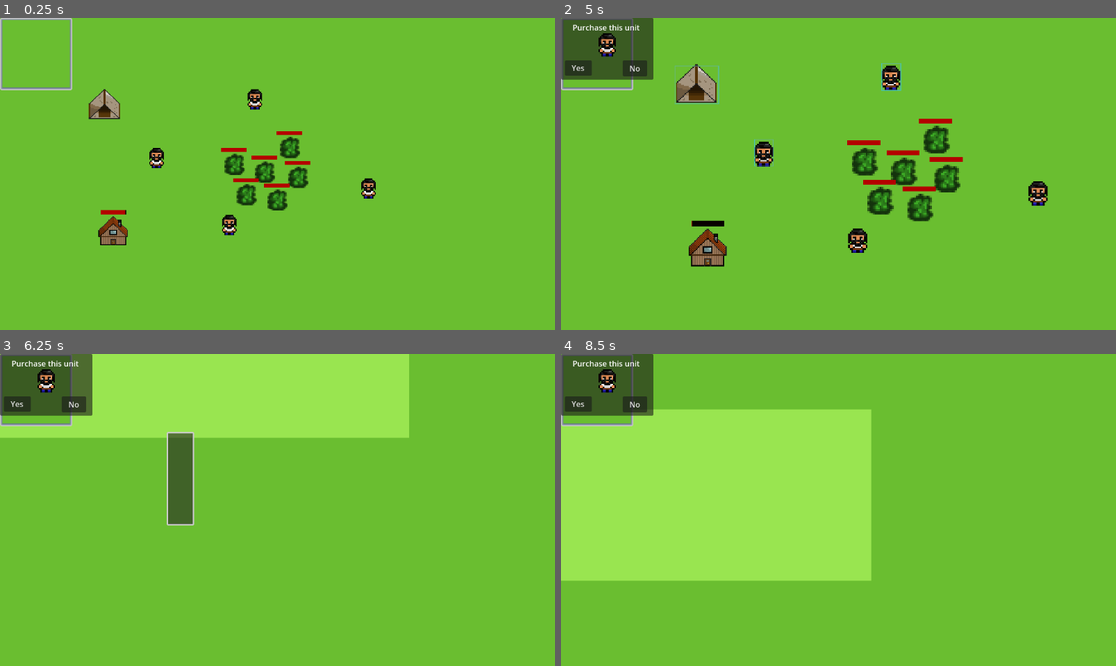
Above: before the commit, frames 1-4 (two rows, left to right).
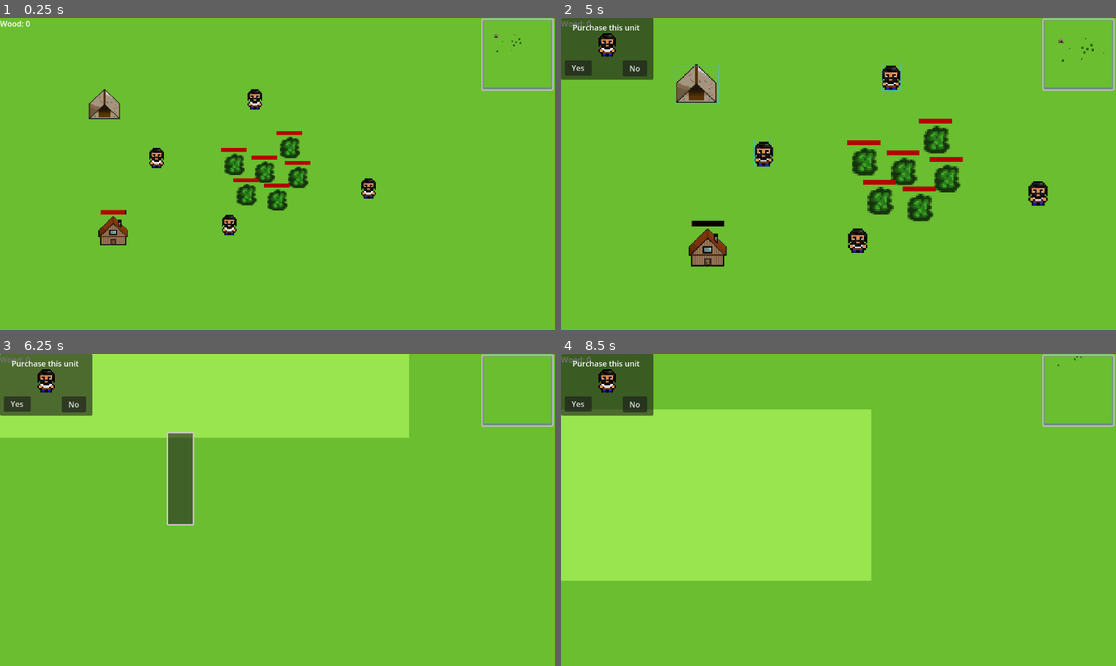
Above: after the commit, the same moments.

Repository: LukasDeRuiter/BigBattles
Game: Godot game, scene res://Scenes/world.tscn
The game is run twice, just before and just after one commit, with the same random seed, the same clock (stepped at 60 frames per second) and the same inputs. This scene is started directly instead of the project's main scene.
Inputs (mouse positions are in pixels of both pictures, inside the frame that each line leads up to):
- Up to frame 1 (0.25 s): no input
- Up to frame 2 (5 s): drag from (716, 158) to (860, 177) at 0.52 s; drag from (788, 223) to (860, 177) at 1.27 s; move the mouse to (816, 99) at 2.02 s; hold Right (ui_right) 2.03-2.75 s; hold Right mouse button (RightClick) 2.03-2.75 s; click (816, 99) at 2.3 s; drag from (633, 189) to (672, 127) at 2.77 s; move the mouse to (1005, 220) at 3.52 s; press the mouse at (1005, 220) at 3.53 s; hold Left (ui_left) 3.53-4.25 s; tap Mouse wheel up (WheelUp) at 3.6 s; release the mouse at (1005, 220) at 4.25 s; drag from (694, 83) to (921, 208) at 4.27 s
- Up to frame 3 (6.25 s): move the mouse to (305, 510) at 5.02 s; press the mouse at (305, 510) at 5.03 s; hold Down (ui_down) 5.03-5.75 s; release the mouse at (305, 510) at 5.75 s; drag from (194, 432) to (166, 525) at 5.77 s
- Up to frame 4 (8.5 s): move the mouse to (960, 494) at 6.52 s; press the mouse at (960, 494) at 6.53 s; hold Up (ui_up) 6.53-7.25 s; tap Mouse wheel down (WheelDown) at 6.6 s; release the mouse at (960, 494) at 7.25 s; drag from (727, 525) to (788, 413) at 7.27 s; move the mouse to (894, 441) at 8.02 s; press the mouse at (894, 441) at 8.03 s; hold Down (ui_down) from 8.03 s (still down)

The runs differ from the first frame. In frame 1, 1.0% of the frame differs, in the area x 0-100%, y 0-24%; in frame 2, 0.9%; in frame 3, 1.2%; in frame 4, 1.2%.

Commit message:
finish and replace minimap

Diff:
--- a/Scenes/MiniMap.tscn
+++ b/Scenes/MiniMap.tscn
@@ -1,7 +1,7 @@
 [gd_scene load_steps=4 format=3 uid="uid://djb3dtp4f3v7q"]
 
 [ext_resource type="Texture2D" uid="uid://b13xw2bhx2gsj" path="res://assets/tiles/sprGrass.png" id="1_7o5as"]
-[ext_resource type="Script" uid="uid://umj85qsp8u1d" path="res://Scripts/sub_viewport.gd" id="1_t6pwb"]
+[ext_resource type="Script" uid="uid://umj85qsp8u1d" path="res://Scripts/SubViewport.gd" id="1_t6pwb"]
 
 [sub_resource type="StyleBoxFlat" id="StyleBoxFlat_86bf6"]
 bg_color = Color(0.235535, 0.328145, 0.449014, 1)
--- a/Scenes/ui.tscn
+++ b/Scenes/ui.tscn
@@ -25,3 +25,7 @@
 offset_bottom = 23.0
 
 [node name="MiniMap" parent="." instance=ExtResource("2_qdvrb")]
+offset_left = 999.0
+offset_top = 1.0
+offset_right = 1039.0
+offset_bottom = 41.0
--- /dev/null
+++ b/Scripts/SubViewport.gd
@@ -0,0 +1,46 @@
+extends SubViewport
+
+var tent = preload("res://Scenes/minimap/TentSprite.tscn")
+var unit = preload("res://Scenes/minimap/UnitSprite.tscn")
+var tree = preload("res://Scenes/minimap/TreeSprite.tscn")
+
+@onready var camera = $Camera
+
+func _ready():
+	updateMap()
+
+func updateMap():
+	for i in get_child_count() - 3:
+		get_child(i + 3).queue_free()
+
+	for i in get_node("Units").get_child_count():
+		get_node("Units").get_child(i).queue_free()
+
+	var buildingsPath = get_tree().get_root().get_node("World/Buildings")
+	var unitsPath = get_tree().get_root().get_node("World/Units")
+	var objectsPath = get_tree().get_root().get_node("World/Objects")
+
+	for i in buildingsPath.get_child_count():
+		var building = tent.instantiate()
+		add_child(building)
+		building.position = buildingsPath.get_child(i).position / 2
+
+	for i in unitsPath.get_child_count():
+		var unit = unit.instantiate()
+		get_node("Units").add_child(unit)
+
+	for i in objectsPath.get_child_count():
+		var  tree =  tree.instantiate()
+		add_child(tree)
+		tree.position = objectsPath.get_child(i).position / 2
+
+func _process(delta):
+	var cameraPath = get_tree().get_root().get_node("World/Camera")
+	var unitsPath = get_tree().get_root().get_node("World/Units")
+
+	camera.position = cameraPath.position / 2
+	camera.zoom = cameraPath.zoom / 2
+
+	var unitsTotal = get_node("Units")
+	for i in unitsPath.get_child_count():
+		unitsTotal.get_child(i).position = unitsPath.get_child(i).position / 2
--- a/Scripts/camera.gd
+++ b/Scripts/camera.gd
@@ -103,3 +103,6 @@
 	pos.y = min(startV.y, endV.y)
 	box.position = pos
 	box.size *= int(s)
+
+	var miniMapPath = get_tree().get_root().get_node("World/UI/MiniMap/SubViewportContainer/SubViewport")
+	miniMapPath._ready()
--- a/Scripts/sub_viewport.gd
+++ /dev/null
@@ -1,13 +0,0 @@
-extends SubViewport
-
-var tent = preload("res://Scenes/minimap/TentSprite.tscn")
-var unit = preload("res://Scenes/minimap/UnitSprite.tscn")
-var tree = preload("res://Scenes/minimap/TreeSprite.tscn")
-
-@onready var camera = $Camera
-
-func _ready():
-	updateMap()
-
-func updateMap():
-	pass
Renamed: Scripts/sub_viewport.gd.uid -> Scripts/SubViewport.gd.uid
